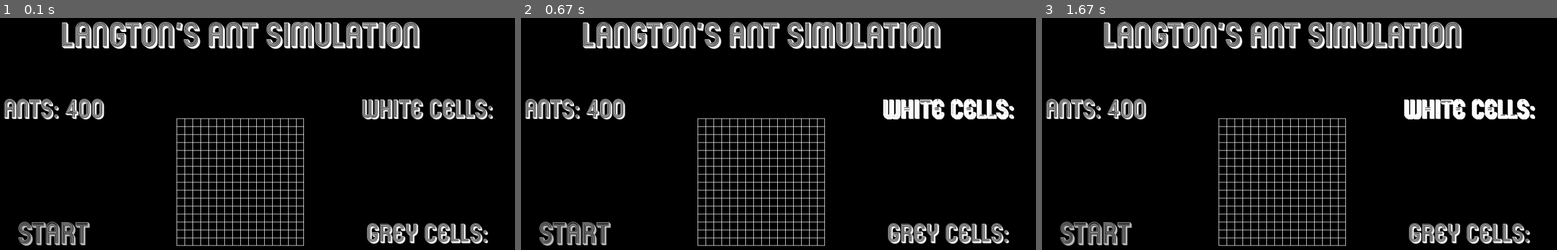
Above: before the commit, frames 1-3 (left to right).
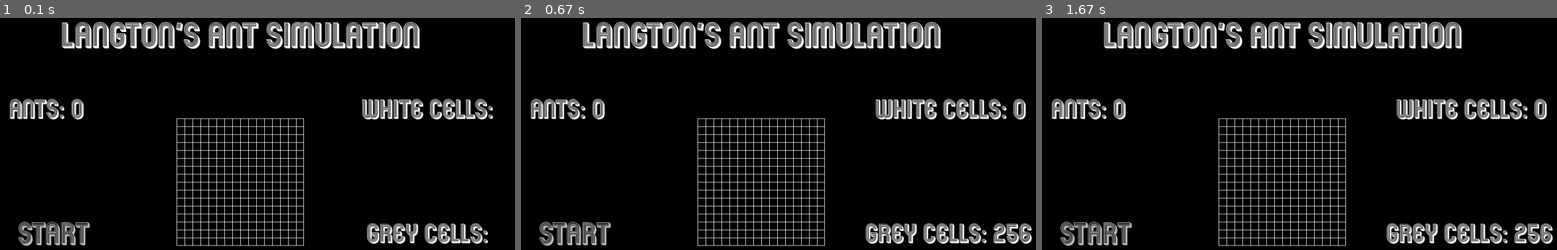
Above: after the commit, the same moments.

Repository: shogun-mar/Langton-s-Ant-Pygame
Game: pygame game, started from gui.py
Same seed, same stepped clock (60 frames per second), same inputs: the game is played once before the commit and once after it.
Inputs:
- Up to frame 1 (0.1 s): no input
- Up to frame 2 (0.67 s): tap Space at 0.33 s
- Up to frame 3 (1.67 s): no input

The runs differ from the first frame. In frame 1, 1.2% of the frame differs, in the area x 0-21%, y 34-44%; in frame 2, 5.5%; in frame 3, 5.5%, in the area x 0-100%, y 34-98%.

Commit message:
continue langton simulation pt2

Diff:
--- a/customizable.py
+++ /dev/null
@@ -1,36 +0,0 @@
-import pygame
-from collections import deque
-from random import choice, randrange
-
-class Ant:
-    def __init__(self, app, pos, color, shape):
-        self.app = app
-        self.color = color
-        self.x, self.y = pos
-        self.shape = shape
-        self.increments = deque([(1, 0), (0, 1), (-1, 0), (0, -1)])
-
-    def run(self):
-        if 0 <= self.x < self.app.COLS and 0 <= self.y < self.app.ROWS:
-            value = self.app.grid[self.y][self.x]
-            self.app.grid[self.y][self.x] = not value
-
-            SIZE = self.app.CELL_SIZE
-            rect = self.x * SIZE, self.y * SIZE, max(SIZE - 1, 1), max(SIZE - 1, 1)
-
-            if not value:
-                if self.shape == 'square': pygame.draw.rect(self.app.screen, self.color, rect)
-                else: pygame.draw.circle(self.app.screen, self.color, (self.x * SIZE + SIZE // 2, self.y * SIZE + SIZE // 2), SIZE // 2)
-            else:
-                if self.shape == 'square': pygame.draw.rect(self.app.screen, 'white', rect)
-                else: pygame.draw.circle(self.app.screen, 'white', (self.x * SIZE + SIZE // 2, self.y * SIZE + SIZE // 2), SIZE // 2)
-
-            self.increments.rotate(1) if value else self.increments.rotate(-1)
-            dx, dy = self.increments[0]
-            self.x = (self.x + dx) % self.app.COLS
-            self.y = (self.y + dy) % self.app.ROWS
-
-    @staticmethod
-    def get_color():
-        channel = lambda: randrange(30, 220) #Lambda function that returns a random number between 30 and 220
-        return channel(), channel(), channel()
--- a/grid.py
+++ b/gui.py
@@ -1,6 +1,6 @@
 import pygame
 from collections import deque
-from random import choice, randrange
+from random import randrange
 
 class Ant:
     def __init__(self, app, pos, color):
@@ -17,35 +17,37 @@
             SIZE = self.app.self.CELL_SIZE
             rect = self.x * SIZE, self.y * SIZE, max(SIZE - 1, 1), max(SIZE - 1, 1)
 
-            pygame.draw.rect(self.app.screen, self.color, rect)
+            if value:
+                pygame.draw.rect(self.app.screen, 'white', rect)
+            else:
+                pygame.draw.rect(self.app.screen, self.color, rect)
 
             self.increments.rotate(1) if value else self.increments.rotate(-1)
             dx, dy = self.increments[0]
             self.x = (self.x + dx) % self.app.COLS
             self.y = (self.y + dy) % self.app.ROWS
 
-    @staticmethod
-    def get_color():
-        channel = lambda: randrange(30, 220) #Lambda function that returns a random number between 30 and 220
-        return channel(), channel(), channel()
-
 class App:
-    def __init__(self, CELL_SIZE = 16, NUM_ANTS = 400):
+    def __init__(self, CELL_SIZE = 16):
         pygame.init()
         self.CELL_SIZE = CELL_SIZE
+        self.ROWS = self.COLS = 16
         self.WIDTH, self.HEIGTH = 1200, 900
         self.screen = pygame.display.set_mode((self.WIDTH, self.HEIGTH))
         pygame.display.set_icon(pygame.image.load('ant_icon.png'))
         self.clock = pygame.time.Clock()
-        self.grid = [[0 for col in range(16)] for row in range(16)]
+        self.grid = [[0 for col in range(self.COLS)] for row in range(self.COLS)]
 
         self.colors = set('greenyellow goldenrod2 fuchsia deeppink4 cornflowerblue darkred darkslategrey blueviolet mediumpurple3 indigo crimson seagreen1 salmon1 purple2 plum3 palevioletred violetred springgreen4 \
                           steelblue4 steelblue slateblue4 slateblue sienna2 cyan skyblue purple magenta red green blue yellow \
                           white'.split())
 
+        self.ants = []
+
         self.is_placement_phase: bool = True
         self.placement_phase_grid = pygame.image.load('selection_phase_grid.png')
         self.placement_phase_grid_rect = self.placement_phase_grid.get_rect(center = (self.WIDTH // 2, self.HEIGTH // 2))
+        self.placement_grid_offset = self.placement_phase_grid_rect.topleft
 
         self.title_font = pygame.font.Font('mexcellent/mexcellent 3d.otf', 64)
         self.title_text = self.title_font.render('Langton\'s Ant Simulation', True, 'white')
@@ -53,7 +55,7 @@
         self.screen.blit(self.title_text, self.title_rect)
 
         self.counter_font = pygame.font.Font('mexcellent/mexcellent 3d.otf', 48)
-        self.ant_counter_text = self.counter_font.render(f'Ants: {NUM_ANTS}', True, 'white')
+        self.ant_counter_text = self.counter_font.render('Ants: 0', True, 'white')
         self.ant_counter_rect = self.ant_counter_text.get_rect(center = (225, 300))
         self.screen.blit(self.ant_counter_text, self.ant_counter_rect)
 
@@ -80,26 +82,58 @@
                     if event.key == pygame.K_SPACE and self.is_placement_phase:
                         self.is_placement_phase = False
                 if event.type == pygame.MOUSEBUTTONDOWN and event.button == 1 and self.is_placement_phase:
-                    if self.start_button_rect.collidepoint(event.pos):
+                    if self.start_button_rect.collidepoint(event.pos) and self.is_simulation_ready():
                         self.is_placement_phase = False
                         self.start_button_text = self.button_font.render('Start', True, 'white')
                         self.screen.blit(self.start_button_text, self.start_button_rect)
+                    elif self.placement_phase_grid_rect.collidepoint(event.pos):
+                        relative_mouse_pos = event.pos[0] - self.placement_grid_offset[0], event.pos[1] - self.placement_grid_offset[1]
+                        x, y = relative_mouse_pos
+                        column, row = x // self.CELL_SIZE, y // self.CELL_SIZE
+                        self.ants.append(Ant(self, (column, row), 'white'))
+                        self.grid[column][row] = 1
 
             pygame.display.set_caption(f'Langton\'s Ant Simulation - FPS: {int(self.clock.get_fps())}')
 
             if self.is_placement_phase:
                 self.screen.blit(self.placement_phase_grid, self.placement_phase_grid_rect)
+
+                coverup_surf = pygame.Surface(self.ant_counter_text.get_size())
+                self.screen.blit(coverup_surf, self.ant_counter_rect)
+                num_ants = len(self.ants)
+                self.ant_counter_text = self.counter_font.render(f'Ants: {num_ants}', True, 'white')
+                self.ant_counter_rect.center = (225 - 15 * len(str(num_ants)), 300)
+                self.screen.blit(self.ant_counter_text, self.ant_counter_rect)
+
+                self.draw_already_placed_ants()
             else:
-                self.white_cell_counter_text = self.counter_font.render(f'White Cells:', True, 'white')
+                coverup_surf = pygame.Surface(self.white_cell_counter_text.get_size())
+                self.screen.blit(coverup_surf, self.white_cell_counter_rect)
+                white_cells_num = self.get_white_cells()
+                self.white_cell_counter_text = self.counter_font.render(f'White Cells: {white_cells_num}', True, 'white')
+                self.white_cell_counter_rect.center = (self.WIDTH - 225 - 15 * len(str(white_cells_num)), 300)
                 self.screen.blit(self.white_cell_counter_text, self.white_cell_counter_rect)
 
-            #[ant.run() for ant in self.ants]
+                coverup_surf = pygame.Surface(self.grey_cell_counter_text.get_size())
+                self.screen.blit(coverup_surf, self.grey_cell_counter_rect)
+                grey_cells_num = self.ROWS * self.COLS - white_cells_num
+                self.grey_cell_counter_text = self.counter_font.render(f'Grey Cells: {grey_cells_num}', True, 'white')
+                self.grey_cell_counter_rect.center = (self.WIDTH - 225 - 15 * len(str(grey_cells_num)), 550)
+                self.screen.blit(self.grey_cell_counter_text, self.grey_cell_counter_rect)
+
+                #[ant.run() for ant in self.ants]
 
             pygame.display.flip()
-            self.clock.tick()
+            self.clock.tick(60)
 
     def get_white_cells(self):
-        return sum([sum(row) for row in self.grid])
+        return sum(cell for row in self.grid for cell in row)
+
+    def is_simulation_ready(self):
+        return len(self.ants) > 0
+
+    def draw_already_placed_ants(self):
+        grid_origin_x, grid_origin_y = self.placement_grid_offset
 
 if __name__ == "__main__":
     app = App()
